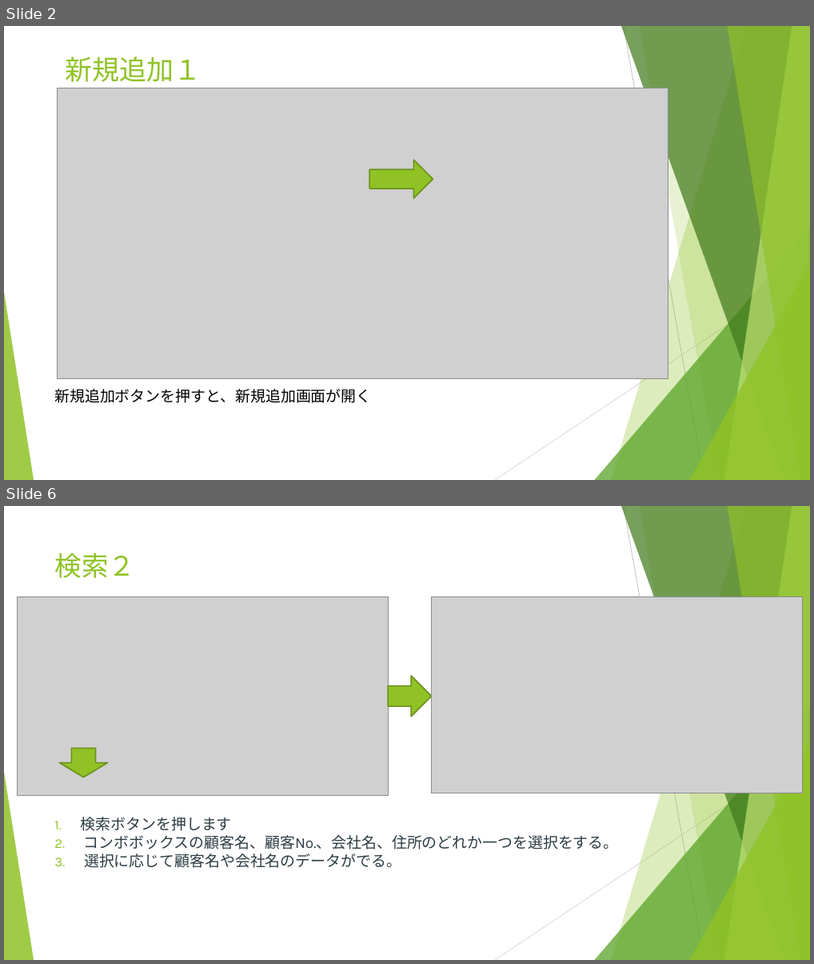
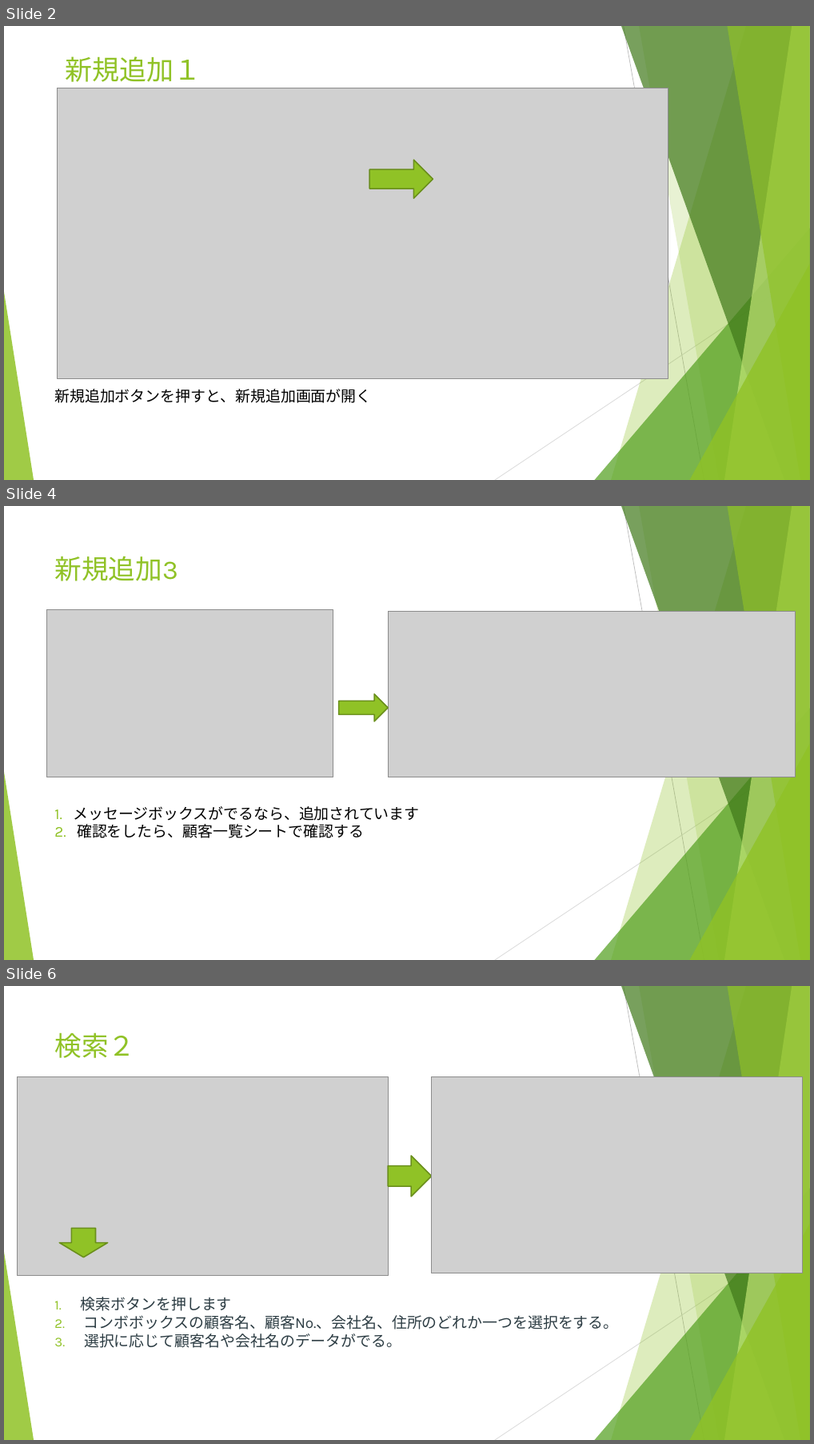
Before and after one commit to kouki1311/VBAcustomer, a slide deck: 顧客管理マニュアル.pptx. Shown one above the other, each under a label of ours: slides 2 and 6 before the commit, slides 2, 4 and 6 after it; the slides between them are not shown. The pictures are 814x964 and 814x1444 pixels, drawn with LibreOffice and Linux fonts; fonts in the diff are those of the drawing; grey boxes stand for pictures. Boxes give left, top, right and bottom in pixels: in the first picture for what was removed or moved away, otherwise in the second. Text is boxed around its words. In the diff, an @@ line names an element or a change of style, - is before the commit and + after.

```diff
--- a/顧客管理マニュアル.pptx
+++ b/顧客管理マニュアル.pptx
@@ slide 4 added at <box>4,506,810,960</box>, background #FFFFFF; not listed: 10 template elements that a slide beside it also shows @@
@@ title added at <box>55,556,178,581</box>, 32 pt, text #90C226 @@
+新規追加3
@@ picture added at <box>47,610,333,777</box> @@
@@ picture added at <box>388,611,795,777</box> @@
@@ right arrow added at <box>339,694,388,721</box>, fill #90C226, outline #6B901C 1.5 pt @@
@@ text added at <box>54,806,419,838</box>, 18 pt, text #000000 @@
+1. メッセージボックスがでるなら、追加されています
+2. 確認をしたら、顧客一覧シートで確認する
```
Also in this commit, not shown: 2 slides changed, 1 slide removed, 1 other file.
